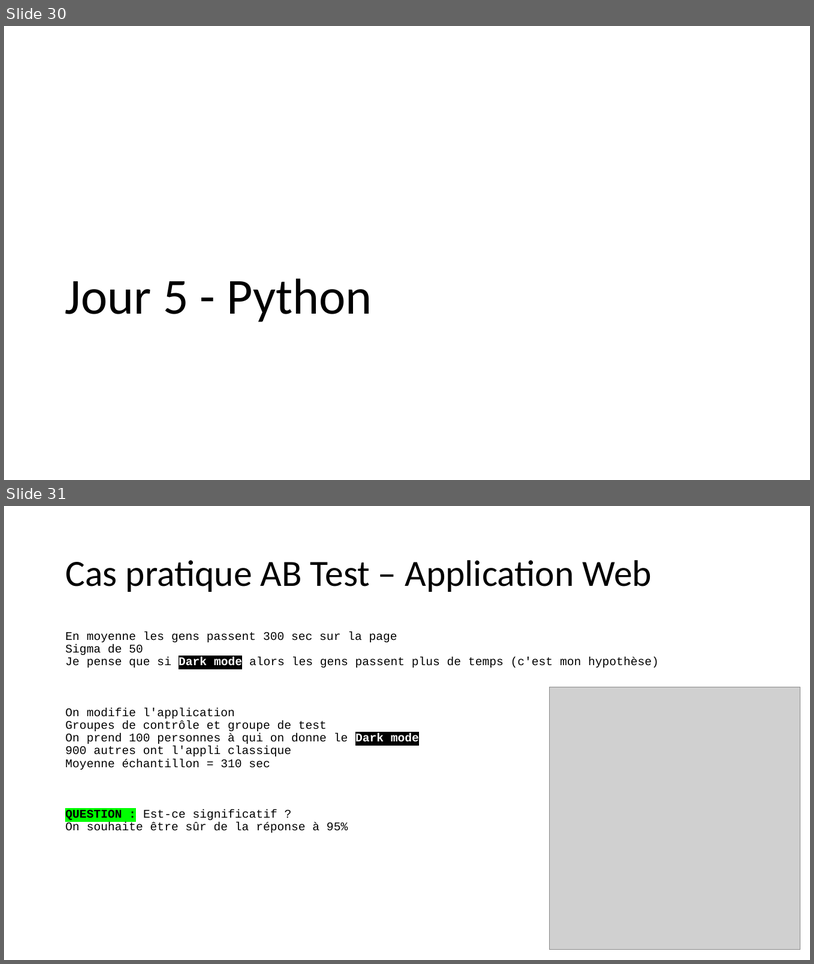
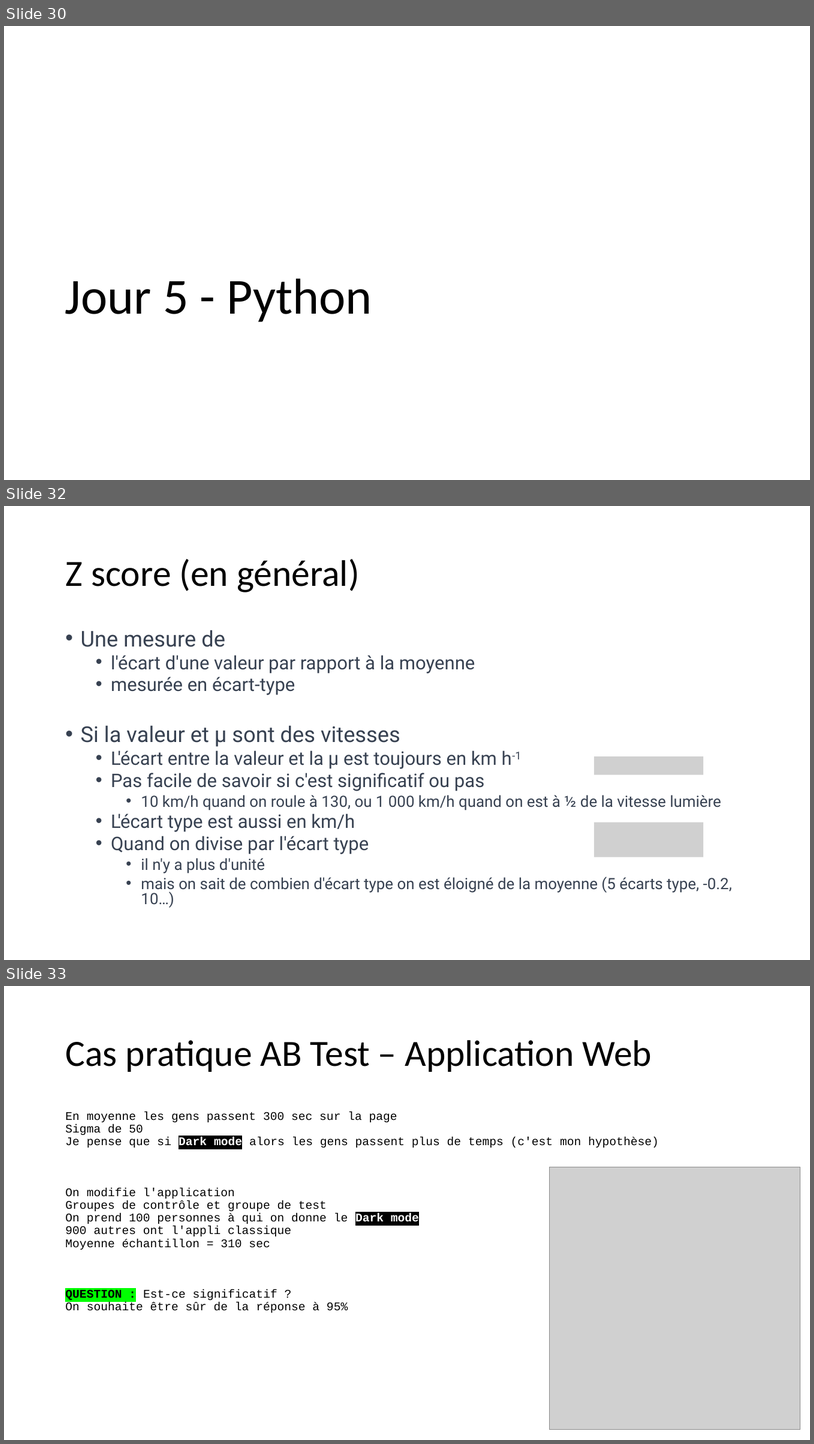
Before and after one commit to 40tude/Data_Essentials_Stage_Oct_2023, a slide deck: 00_notes_de_stage.pptx. Shown one above the other, each under a label of ours: slides 30 and 31 before the commit, slides 30, 32 and 33 after it; the slides between them are not shown. The pictures are 814x964 and 814x1444 pixels, drawn with LibreOffice and Linux fonts; fonts in the diff are those of the drawing; grey boxes stand for pictures. Boxes give left, top, right and bottom in pixels: in the first picture for what was removed or moved away, otherwise in the second. Text is boxed around its words. In the diff, an @@ line names an element or a change of style, - is before the commit and + after.

Commit message:
Slide Z Score

```diff
--- a/00_notes_de_stage.pptx
+++ b/00_notes_de_stage.pptx
@@ slide 32 added at [4,506,810,960], background #FFFFFF @@
@@ title added at [65,559,360,592], 44 pt, text #000000 @@
+Z score (en général)
@@ text added at [81,630,732,907], 22.2 pt, text #374151 @@
+• Une mesure de
+  • l'écart d'une valeur par rapport à la moyenne
+  • mesurée en écart-type
+• Si la valeur et µ sont des vitesses
+  • L'écart entre la valeur et la µ est toujours en km h-1
+  • Pas facile de savoir si c'est significatif ou pas
+    • 10 km/h quand on roule à 130, ou 1 000 km/h quand on est à ½ de la vitesse lumière
+  • L'écart type est aussi en km/h
+  • Quand on divise par l'écart type
+    • il n'y a plus d'unité
+    • mais on sait de combien d'écart type on est éloigné de la moyenne (5 écarts type, -0.2, 10…)
@@ picture added at [594,756,704,775] @@
@@ picture added at [594,822,704,857] @@
@@ what was slide 31 is now slide 33 @@
```
Also in this commit, not shown: 1 other slide added, 4 other files.
